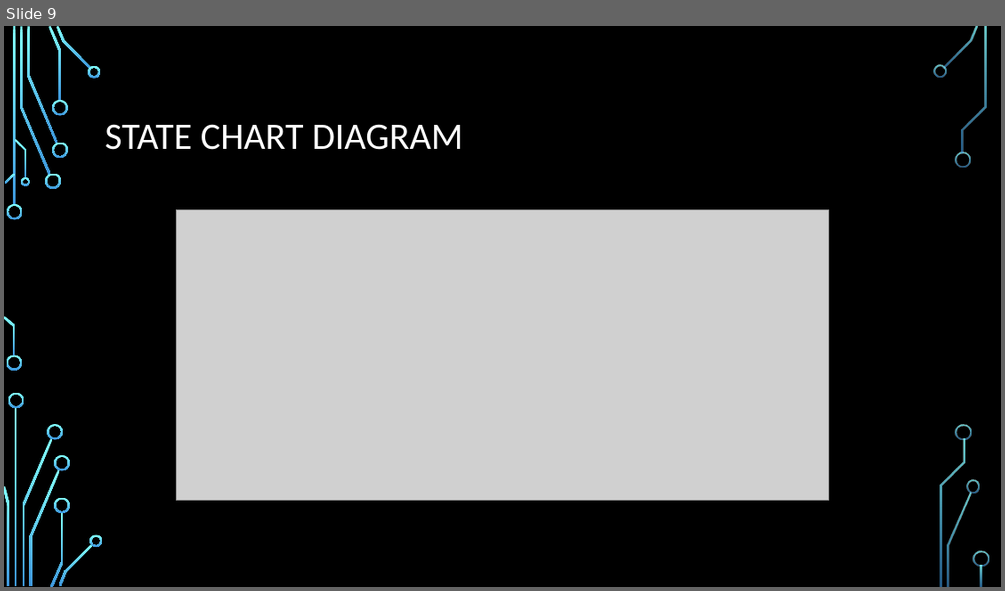
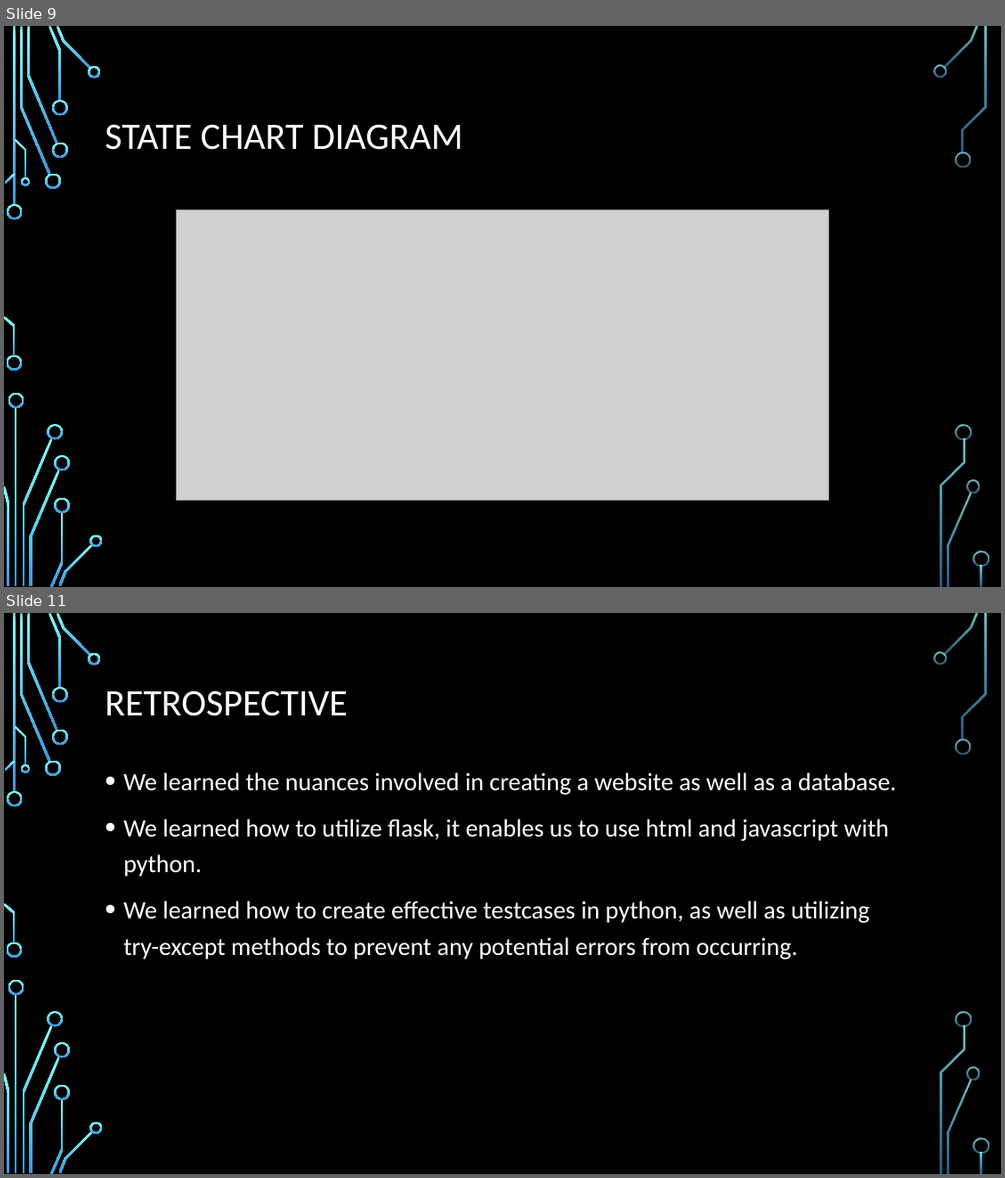
Before and after one commit to signm4/moneyMgmt_cs4398, a slide deck: FInal Presentation.pptx. Shown one above the other, each under a label of ours: slide 9 before the commit, slides 9 and 11 after it; the slides between them are not shown. The pictures are 1005x591 and 1005x1178 pixels, drawn with LibreOffice and Linux fonts; fonts in the diff are those of the drawing; grey boxes stand for pictures; background and template pictures are left out. Boxes give left, top, right and bottom in pixels: in the first picture for what was removed or moved away, otherwise in the second. Text is boxed around its words. In the diff, an @@ line names an element or a change of style, - is before the commit and + after.

```diff
--- a/FInal Presentation.pptx
+++ b/FInal Presentation.pptx
@@ slide 11 added at [4,613,1001,1174], background picture (left out); not listed: 36 template elements that a slide beside it also shows @@
@@ title added at [105,690,348,716], 36 pt, text #FFFFFF @@
+RETROSPECTIVE
@@ text added at [123,772,896,959], 24 pt, text #FFFFFF @@
+• We learned the nuances involved in creating a website as well as a database.
+• We learned how to utilize flask, it enables us to use html and javascript with python.
+• We learned how to create effective testcases in python, as well as utilizing try-except methods to prevent any potential errors from occurring.
```
Also in this commit, not shown: 2 slides changed, 1 slide removed.
